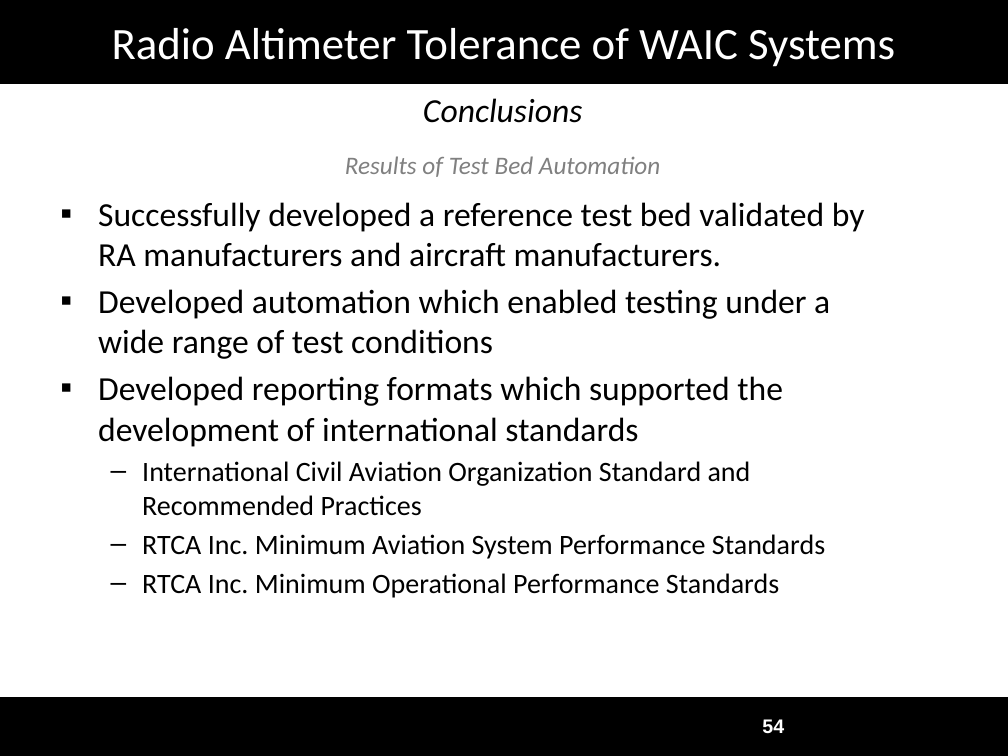
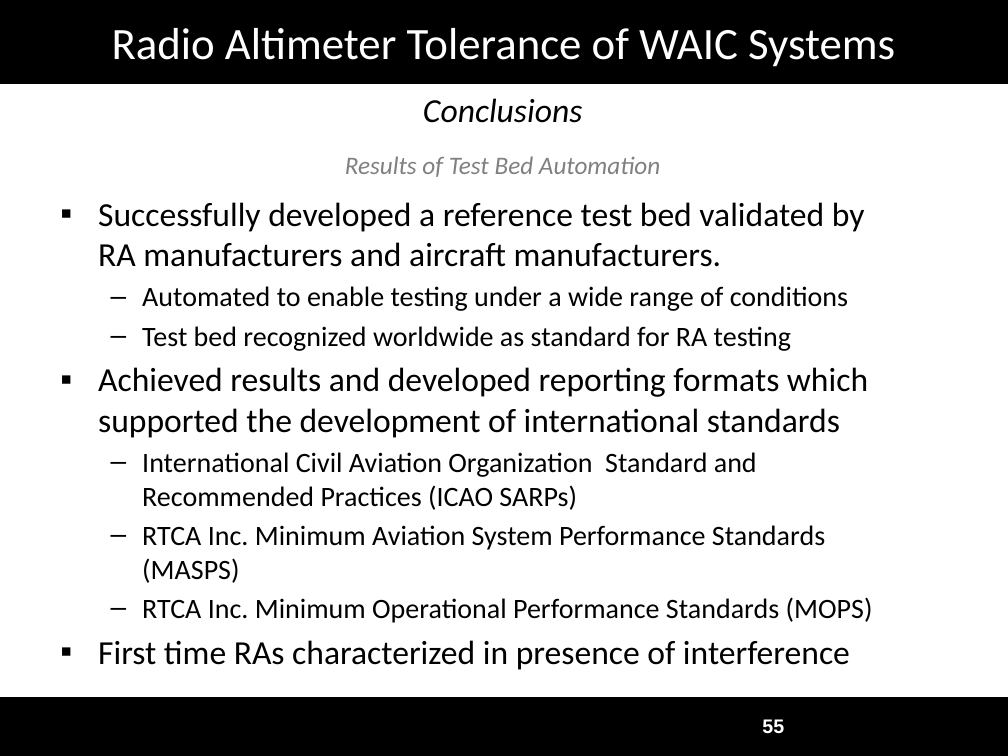
Before and after one commit to joshruff/masters_thesis, a slide deck: slide 55 of data/Defense_Presentation.pptx (slide 54 before the commit). Drawn at 1008x756 pixels with LibreOffice and Linux fonts; fonts in the diff are those of the drawing; background and template pictures are left out. Boxes give left, top, right and bottom in pixels: in the first picture for what was removed or moved away, otherwise in the second. Text is boxed around its words. In the diff, an @@ line names an element or a change of style, - is before the commit and + after.

```diff
--- a/data/Defense_Presentation.pptx
+++ b/data/Defense_Presentation.pptx
@@ text at bbox=[98, 286, 873, 670]: text changed @@
-▪ Developed automation which enabled testing under a wide range of test conditions
-▪ Developed reporting formats which supported the development of international standards
-  – International Civil Aviation Organization Standard and Recommended Practices
-  – RTCA Inc. Minimum Aviation System Performance Standards
-  – RTCA Inc. Minimum Operational Performance Standards
+  – Automated to enable testing under a wide range of conditions
+  – Test bed recognized worldwide as standard for RA testing
+▪ Achieved results and developed reporting formats which supported the development of international standards
+  – International Civil Aviation Organization Standard and Recommended Practices (ICAO SARPs)
+  – RTCA Inc. Minimum Aviation System Performance Standards (MASPS)
+  – RTCA Inc. Minimum Operational Performance Standards (MOPS)
+▪ First time RAs characterized in presence of interference
@@ page number at bbox=[762, 719, 784, 734]: text changed @@
-54
+55
```
Also in this commit, not shown: 38 other slides changed, 3 slides added, 1 slide removed, 3 other files.
